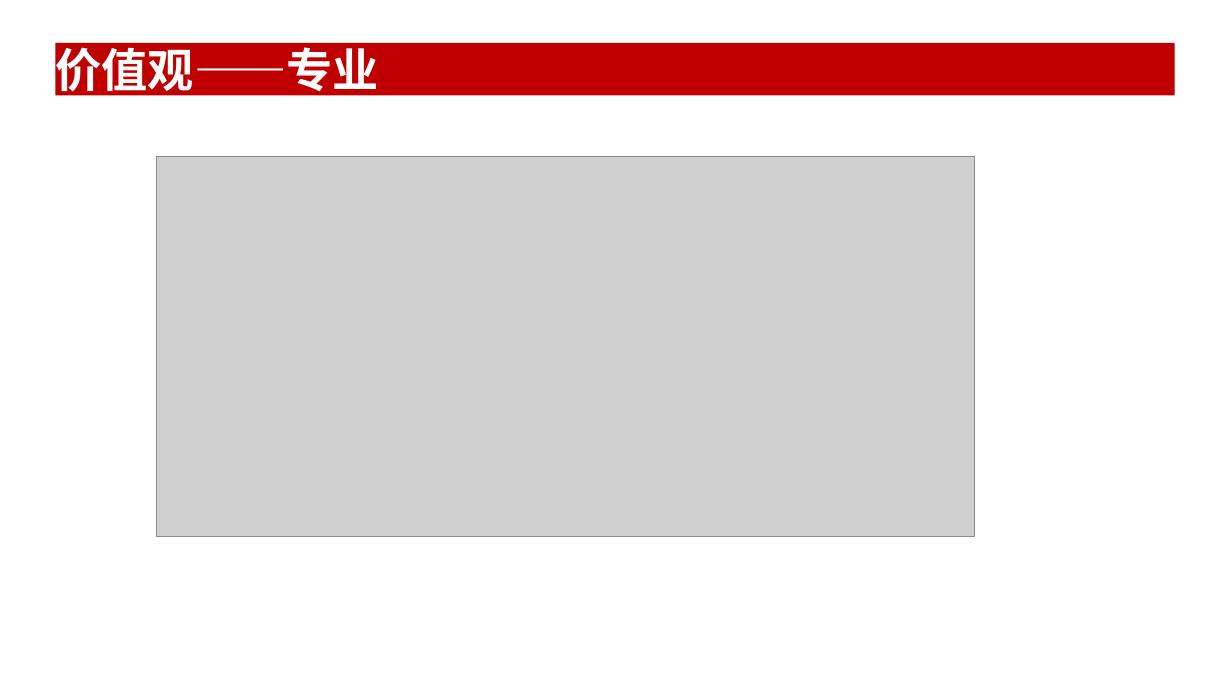
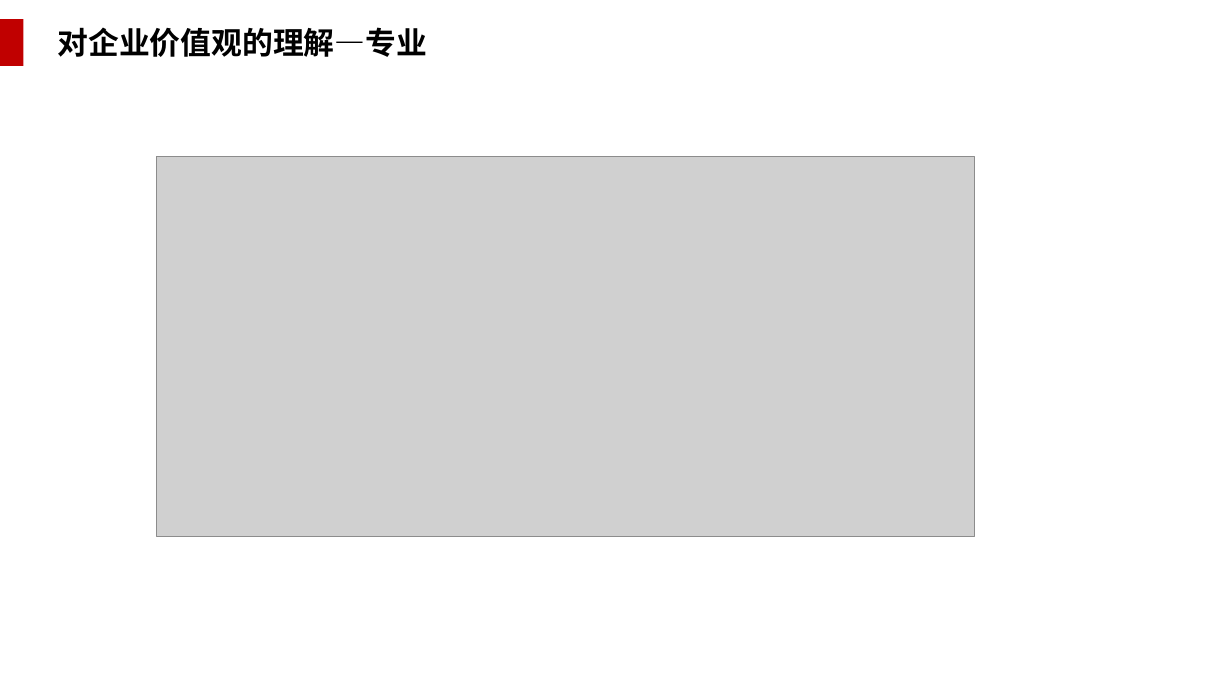
Before and after one commit to WakingFox/myself, a slide deck: slide 17 of 转正述职/王贵成转正述职报告.pptx. Drawn at 1232x693 pixels with LibreOffice and Linux fonts; fonts in the diff are those of the drawing; grey boxes stand for pictures; background and template pictures are left out. Boxes give left, top, right and bottom in pixels: in the first picture for what was removed or moved away, otherwise in the second. Text is boxed around its words. In the diff, an @@ line names an element or a change of style, - is before the commit and + after.

```diff
--- a/转正述职/王贵成转正述职报告.pptx
+++ b/转正述职/王贵成转正述职报告.pptx
@@ rectangle added at (0, 19, 23, 67), fill #C00000 @@
@@ text added at (58, 27, 428, 57), 24 pt, text #000000, bold @@
+对企业价值观的理解—专业
@@ title removed at (55, 43, 1175, 95) @@
-价值观——专业
```
Also in this commit, not shown: 16 other slides changed.
